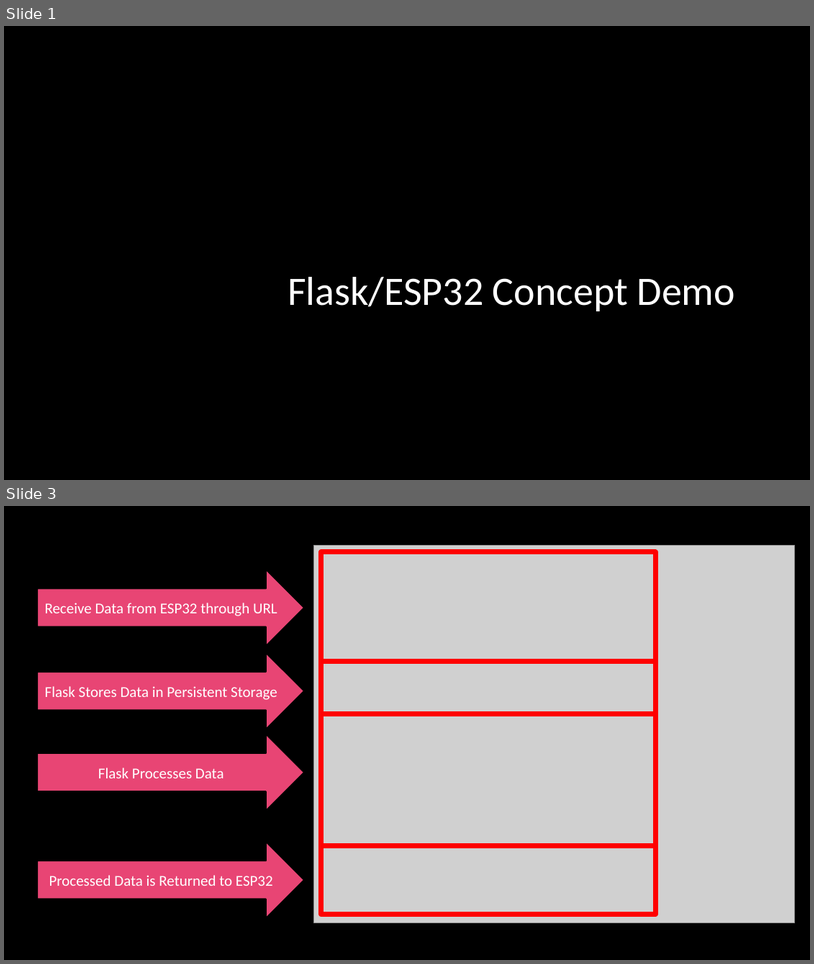
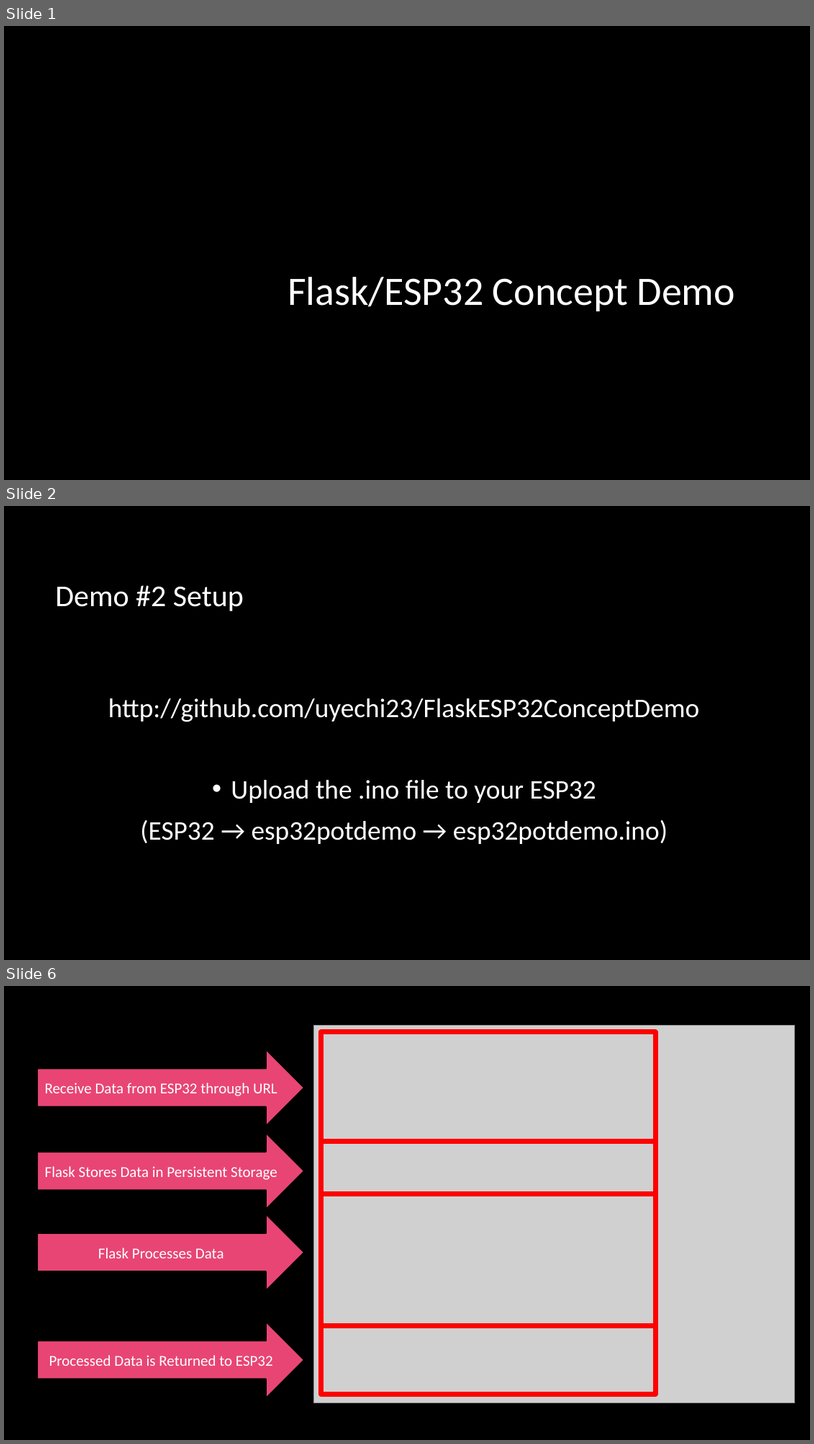
Before and after one commit to uyechi23/FlaskESP32ConceptDemo, a slide deck: FlaskESP32ConceptDemo.pptx. Shown one above the other, each under a label of ours: slides 1 and 3 before the commit, slides 1, 2 and 6 after it; the slides between them are not shown. The pictures are 814x964 and 814x1444 pixels, drawn with LibreOffice and Linux fonts; fonts in the diff are those of the drawing; grey boxes stand for pictures; background and template pictures are left out. Boxes give left, top, right and bottom in pixels: in the first picture for what was removed or moved away, otherwise in the second. Text is boxed around its words. In the diff, an @@ line names an element or a change of style, - is before the commit and + after.

```diff
--- a/FlaskESP32ConceptDemo.pptx
+++ b/FlaskESP32ConceptDemo.pptx
@@ slide 2 added at [4, 506, 810, 960], background picture (left out) @@
@@ title added at [55, 585, 244, 611], 36 pt, text #FFFFFF @@
+Demo #2 Setup
@@ text added at [108, 698, 700, 844], 32 pt, text #FFFFFF @@
+http://github.com/uyechi23/FlaskESP32ConceptDemo
+• Upload the .ino file to your ESP32
+(ESP32 → esp32potdemo → esp32potdemo.ino)
@@ what was slide 3 is now slide 6 @@
```
Also in this commit, not shown: 3 other slides added, 1 slide removed.
